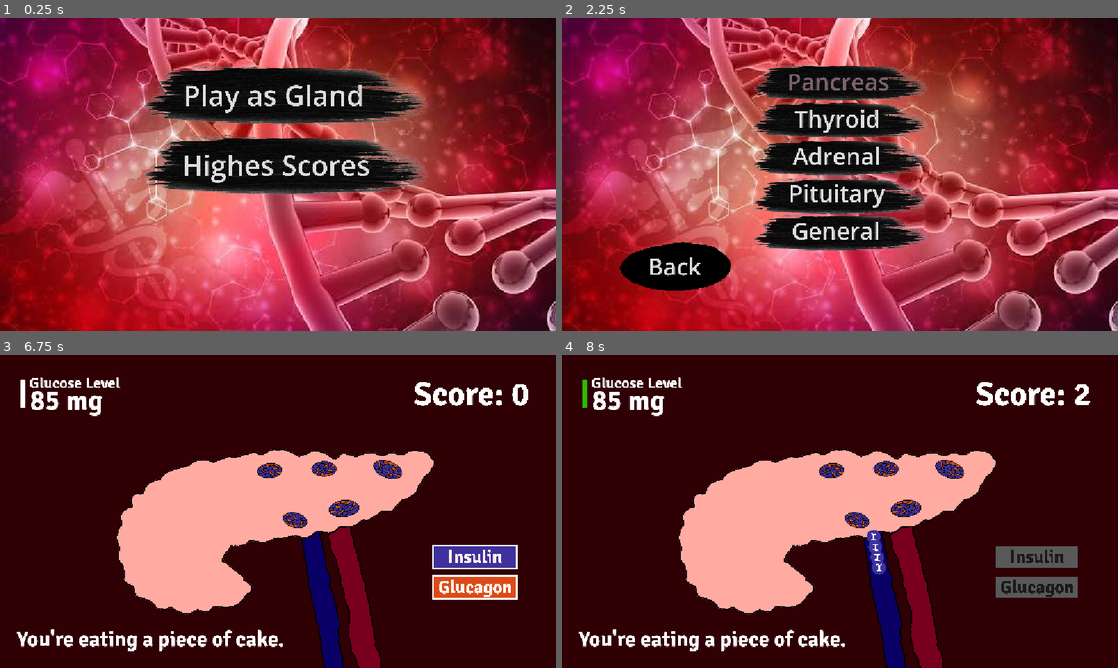
Above: before the commit, frames 1-4 (two rows, left to right).
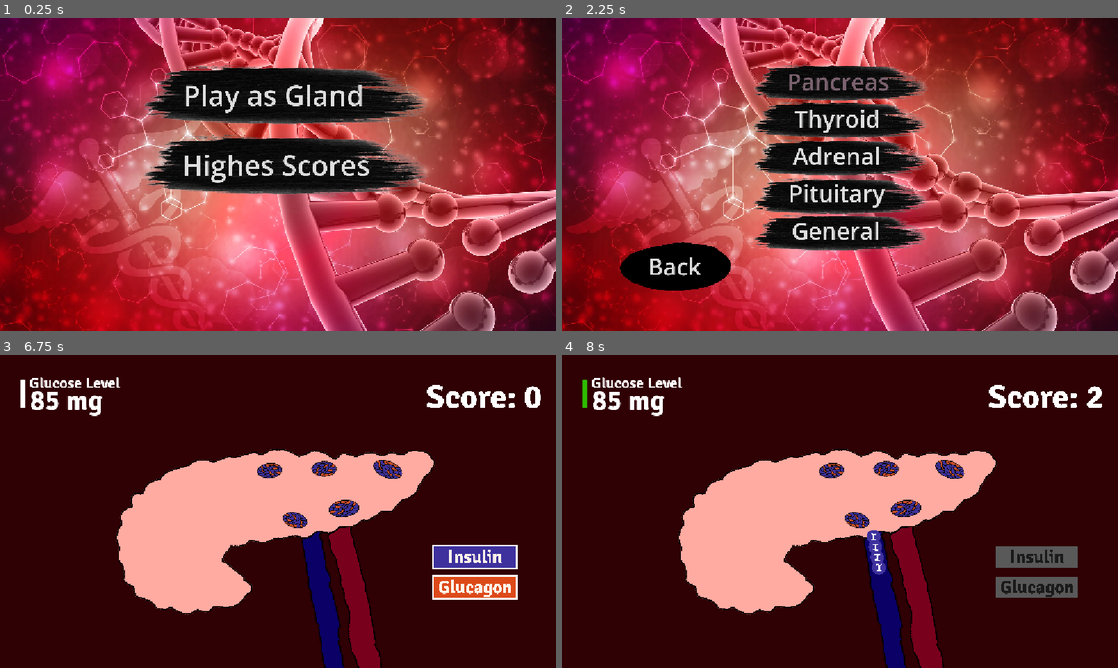
Above: after the commit, the same moments.

Repository: NileKnight1/hormonal-coordination
Game: Godot game, scene res://scenes/main_menu.tscn
Two runs of this game, one before a commit and one after it. Both use one fixed random seed, a clock stepped at 60 frames per second and the inputs below.
Inputs (mouse positions are in pixels of both pictures, inside the frame that each line leads up to):
- Up to frame 1 (0.25 s): no input
- Up to frame 2 (2.25 s): click "Highes Scores" at 0.5 s; click "Back" at 1.25 s; click "Play as Gland" at 2 s
- Up to frame 3 (6.75 s): click "Pancreas" at 2.75 s; click "Pituitary" at 3.5 s; click "Adrenal" at 4.25 s; click "Thyroid" at 5 s; click "General" at 5.75 s; click "Play" at 6.5 s
- Up to frame 4 (8 s): click (1034, 558) at 7.25 s

The runs differ from the first frame. In frame 1, 37% of the frame differs, in the area x 0-100%, y 0-100%; in frame 2, 36%; in frame 3, 2.0%; in frame 4, 2.0%.

Commit message:
fixed some bugs of death in pancreas, adjusted the game flow into and out of pancreas.

Diff:
--- a/scenes/main_menu.tscn
+++ b/scenes/main_menu.tscn
@@ -1,7 +1,7 @@
 [gd_scene format=3 uid="uid://dvdipe7pqjjw8"]
 
 [ext_resource type="Script" uid="uid://dcmratvqh24v8" path="res://scripts/main_menu.gd" id="1_l6cm7"]
-[ext_resource type="Texture2D" uid="uid://defthij8apig1" path="res://assets/images.png" id="2_bqqt6"]
+[ext_resource type="Texture2D" uid="uid://dvlddqrjly26o" path="res://assets/Hormones_and_Endocrine_Function_1796x943.png" id="2_8ln24"]
 [ext_resource type="Texture2D" uid="uid://b1ppcwviajdrt" path="res://assets/images__1_-removebg-preview.png" id="3_wu84c"]
 [ext_resource type="Texture2D" uid="uid://ba0cskreefmgv" path="res://assets/images__2_-removebg-preview.png" id="4_wu84c"]
 [ext_resource type="FontFile" uid="uid://dv5ck4njci6f6" path="res://assets/Signika-Bold.ttf" id="5_8ln24"]
@@ -51,9 +51,9 @@
 [node name="CanvasLayer" type="CanvasLayer" parent="." unique_id=1692501070]
 
 [node name="Images" type="Sprite2D" parent="CanvasLayer" unique_id=839491991]
-position = Vector2(570.23456, 330)
-scale = Vector2(2.0432096, 2.04321)
-texture = ExtResource("2_bqqt6")
+position = Vector2(601.67035, 328.9533)
+scale = Vector2(0.70635533, 0.7063556)
+texture = ExtResource("2_8ln24")
 
 [node name="main" type="Control" parent="CanvasLayer" unique_id=879933139]
 layout_mode = 3
--- a/scenes/pancreas.tscn
+++ b/scenes/pancreas.tscn
@@ -18,6 +18,17 @@
 [sub_resource type="StyleBoxFlat" id="StyleBoxFlat_c3nsg"]
 bg_color = Color(0.18576995, 0.00057644997, 0.016268224, 1)
 
+[sub_resource type="StyleBoxFlat" id="StyleBoxFlat_8dnf8"]
+bg_color = Color(0, 0, 0, 0.7058824)
+
+[sub_resource type="StyleBoxEmpty" id="StyleBoxEmpty_8dnf8"]
+
+[sub_resource type="StyleBoxEmpty" id="StyleBoxEmpty_a13el"]
+
+[sub_resource type="StyleBoxEmpty" id="StyleBoxEmpty_g8xfv"]
+
+[sub_resource type="StyleBoxEmpty" id="StyleBoxEmpty_vnfpr"]
+
 [node name="Node2D" type="Node2D" unique_id=457058763]
 script = ExtResource("1_c3nsg")
 
@@ -54,6 +65,7 @@
 mouse_filter = 2
 
 [node name="score" type="Label" parent="Node" unique_id=1648737629]
+visible = false
 layout_mode = 0
 offset_left = 281.0
 offset_top = -285.0
@@ -80,7 +92,6 @@
 scale = Vector2(0.57, 0.57)
 theme_override_fonts/font = ExtResource("5_8dnf8")
 theme_override_font_sizes/font_size = 78
-text = "You're eating a piece of cake."
 
 [node name="insulin" type="TextureButton" parent="Node" unique_id=1374812601]
 layout_mode = 0
@@ -158,11 +169,48 @@
 mouse_filter = 2
 theme_override_styles/panel = SubResource("StyleBoxFlat_c3nsg")
 
+[node name="bg" type="Panel" parent="." unique_id=811775916]
+visible = false
+offset_left = -584.0
+offset_top = -329.99997
+offset_right = 596.0
+offset_bottom = 333.00003
+theme_override_styles/panel = SubResource("StyleBoxFlat_8dnf8")
+
+[node name="score" type="Label" parent="." unique_id=1802543089]
+offset_left = 306.99997
+offset_top = -279.0
+offset_right = 2485.0
+offset_bottom = 493.0
+scale = Vector2(0.11, 0.11)
+theme_override_fonts/font = ExtResource("5_8dnf8")
+theme_override_font_sizes/font_size = 626
+text = "Score: 0"
+vertical_alignment = 1
+
+[node name="but" type="Button" parent="." unique_id=1770825821]
+visible = false
+offset_left = -550.0
+offset_top = 226.0
+offset_right = -245.0
+offset_bottom = 305.0
+theme_override_colors/font_color = Color(0.7479036, 0.32087067, 0.52911603, 1)
+theme_override_fonts/font = ExtResource("5_8dnf8")
+theme_override_font_sizes/font_size = 63
+theme_override_styles/normal = SubResource("StyleBoxEmpty_8dnf8")
+theme_override_styles/pressed = SubResource("StyleBoxEmpty_a13el")
+theme_override_styles/hover = SubResource("StyleBoxEmpty_g8xfv")
+theme_override_styles/focus = SubResource("StyleBoxEmpty_vnfpr")
+text = "Main Menu"
+
 [node name="music" type="AudioStreamPlayer" parent="." unique_id=890935899]
 stream = ExtResource("13_jaika")
+autoplay = true
+parameters/looping = true
 
 [connection signal="timeout" from="1s" to="." method="_on_s_timeout"]
 [connection signal="timeout" from="general" to="." method="_on_general_timeout"]
 [connection signal="timeout" from="cooldown" to="." method="_on_cooldown_timeout"]
 [connection signal="pressed" from="Node/insulin" to="." method="_on_insulin_button"]
 [connection signal="pressed" from="Node/glucagon" to="." method="_on_glucagon_button"]
+[connection signal="pressed" from="but" to="." method="_on_menu_pressed"]
--- a/scripts/pancreas.gd
+++ b/scripts/pancreas.gd
@@ -14,6 +14,21 @@
 
 var insulin_scripts = preload("res://scripts/pancreas_insulin.gd")
 var glucagon_scripts = preload("res://scripts/pancreas_insulin.gd")
+
+var click = preload("res://audio/click.wav")
+var lose = preload("res://audio/sudden.mp3")
+var sec = preload("res://audio/message.mp3")
+
+
+func play_sound(sound):
+	var temp = AudioStreamPlayer.new()
+	temp.stream = sound
+	add_child(temp)
+
+	temp.finished.connect(temp.queue_free)
+	temp.play()
+
+
 #var bg_music = preload("res://audio/fluid.mp3")
 
 
@@ -56,7 +71,7 @@
 
 func _ready() -> void:
 	glucose_change(0, 1)
-	music.play()
+	#music.play()
 	#print(global.scores)[[[[[
 	await get_tree().create_timer(5).timeout
 
@@ -79,6 +94,12 @@
 		line_glucose.add_theme_color_override("font_color", global.medium)
 	else:
 		line_glucose.add_theme_color_override("font_color", global.extreme)
+
+
+	if glucose_level < 40:
+		death()
+	if glucose_level > 300:
+		death()
 
 	if alive:
 		if score < 0:
@@ -93,8 +114,10 @@
 			score += 1
 		elif glucose_level != 0:
 			score -= 3
-	$Node/score.text = "Score: " + str(score)
-
+
+	if score < 0:
+			score = 0
+	$score.text = "Score: " + str(score)
 
 
 #
@@ -120,13 +143,21 @@
 	print("You're dead")
 	b1.disabled = 1
 	b2.disabled = 1
-
+	$"1s".stop()
+	$cooldown.stop()
+	$general.stop()
+	$music.stop()
+	$Node/status.visible = 0
+	$bg.visible = 1
+	$but.visible = 1
 
 	alive = 0
 	#global.scores[1] = ["pancreas", score/60]
 	global.update_scores("pancreas", score)
 
 	print(global.scores)
+	play_sound(lose)
+
 	#global.save_scores()
 
 func run():
@@ -169,12 +200,9 @@
 		#label_glucose.text = "Glucose level: " + str(glucose_level)
 		await get_tree().create_timer(1).timeout
 
-	if glucose_level < 40:
-		death()
-	if glucose_level > 300:
-		death()
 
 func _on_insulin_button() -> void:
+	play_sound(click)
 	cooldown.start()
 	b1.disabled = 1
 	b2.disabled = 1
@@ -187,16 +215,19 @@
 		insulin.position = Vector2(69, 49)
 		insulin.set_script(insulin_scripts)
 		hormones.add_child(insulin)
+		play_sound(sec)
 		await get_tree().create_timer(0.2).timeout
 
 
 	print(hormones)
 
 
-	glucose_change(8, -1)
+	glucose_change(80, -1)
 
 
 func _on_glucagon_button() -> void:
+	play_sound(click)
+
 	cooldown.start()
 	b1.disabled = 1
 	b2.disabled = 1
@@ -208,6 +239,8 @@
 		glucagon.position = Vector2(69, 49)
 		glucagon.set_script(glucagon_scripts)
 		hormones.add_child(glucagon)
+		play_sound(sec)
+
 		await get_tree().create_timer(0.2).timeout
 
 
@@ -223,3 +256,8 @@
 func _on_general_timeout() -> void:
 	if waiting_time > 4:
 		waiting_time -= 1
+
+
+func _on_menu_pressed() -> void:
+	play_sound(click)
+	get_tree().change_scene_to_file("res://scenes/main_menu.tscn")
Binary file added: assets/Hormones_and_Endocrine_Function_1796x943.jpg
Not shown, added: assets/Hormones_and_Endocrine_Function_1796x943.jpg.import
Binary file added: assets/Hormones_and_Endocrine_Function_1796x943.png
Not shown, added: assets/Hormones_and_Endocrine_Function_1796x943.png.import
Not shown, added: audio/message.mp3.import
Not shown, added: audio/sudden.mp3.import
Not shown, added: audio/message.mp3
Not shown, added: audio/sudden.mp3
